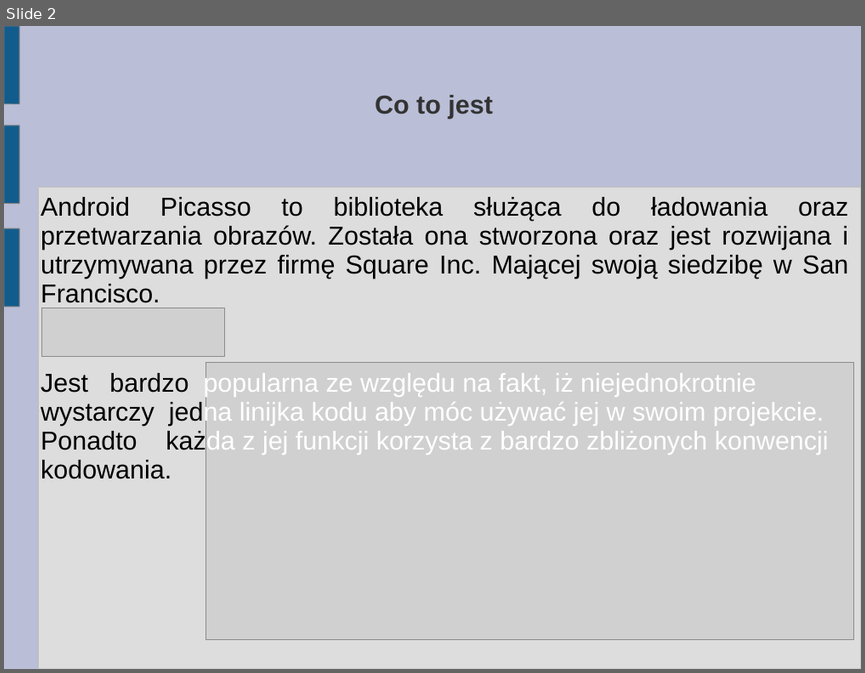
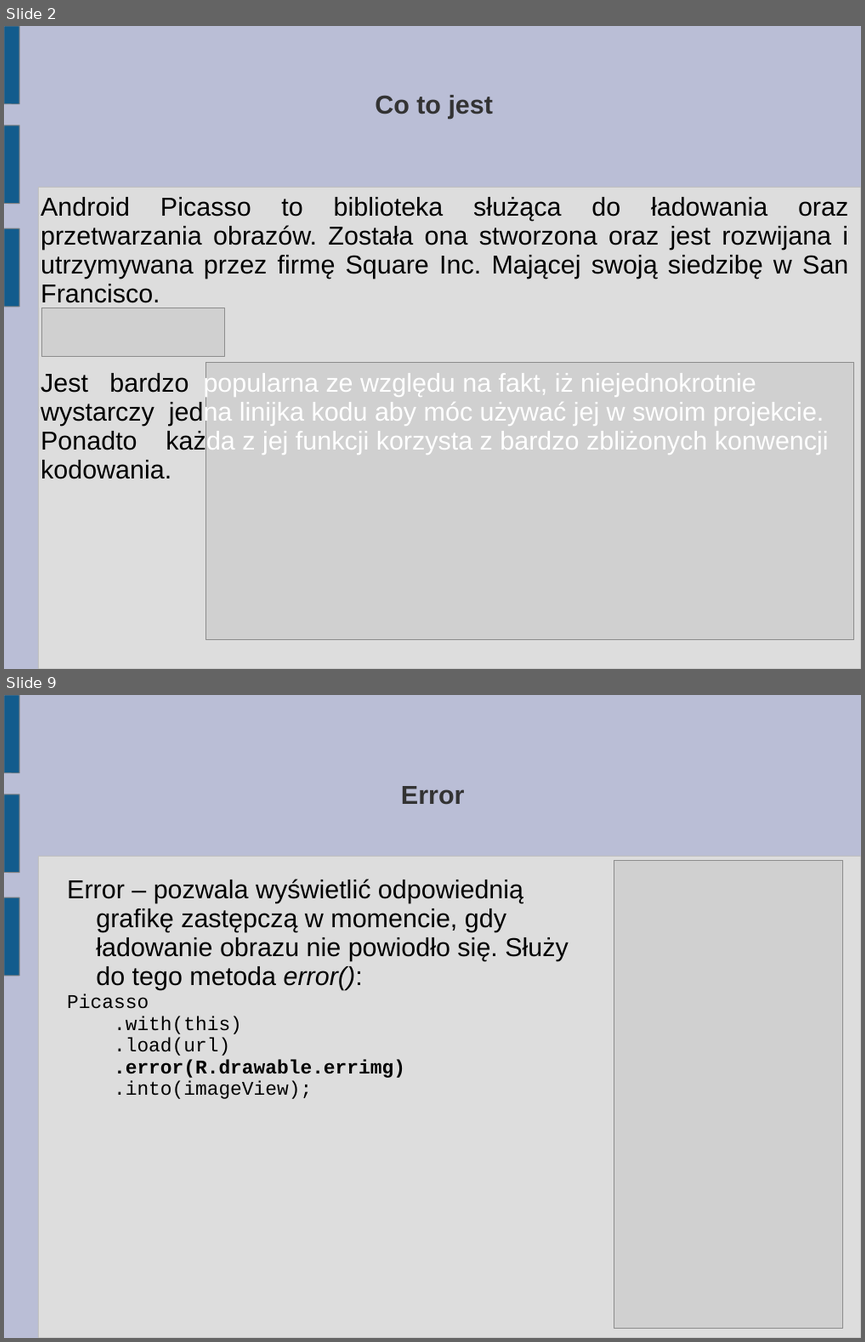
Before and after one commit to karolbisztyga/studies, a slide deck: android/picassopresentation/prezentacja.ppt. Shown one above the other, each under a label of ours: slide 2 before the commit, slides 2 and 9 after it; the slides between them are not shown. The pictures are 865x673 and 865x1342 pixels, drawn with LibreOffice and Linux fonts; fonts in the diff are those of the drawing; grey boxes stand for pictures. Boxes give left, top, right and bottom in pixels: in the first picture for what was removed or moved away, otherwise in the second. Text is boxed around its words. In the diff, an @@ line names an element or a change of style, - is before the commit and + after.

```diff
--- a/android/picassopresentation/prezentacja.ppt
+++ b/android/picassopresentation/prezentacja.ppt
@@ slide 9 added at (x1=4, y1=695, x2=861, y2=1338), background #BABED6; not listed: 4 template elements that a slide beside it also shows @@
@@ title added at (x1=401, y1=786, x2=464, y2=805), 24 pt, text #333333, bold @@
+Error
@@ picture added at (x1=614, y1=861, x2=843, y2=1328) @@
@@ text added at (x1=67, y1=879, x2=568, y2=1099), 24 pt, text #000000 @@
+Error – pozwala wyświetlić odpowiednią grafikę zastępczą w momencie, gdy ładowanie obrazu nie powiodło się. Służy do tego metoda error():
+Picasso
+.with(this)
+.load(url)
+.error(R.drawable.errimg)
+.into(imageView);
```
Also in this commit, not shown: 12 other slides added, 1 slide removed, 2 other files.
